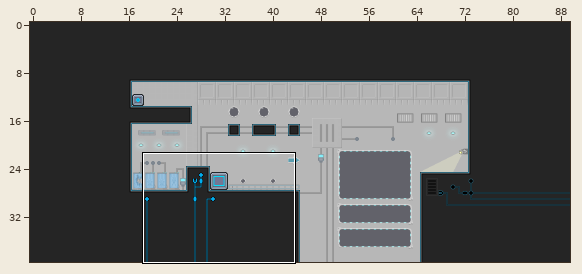
Tiled map, stored at map-src/untitled.tmx. The picture above shows the old version from afar; the outline marks the close-up.
Close-up. Old version:
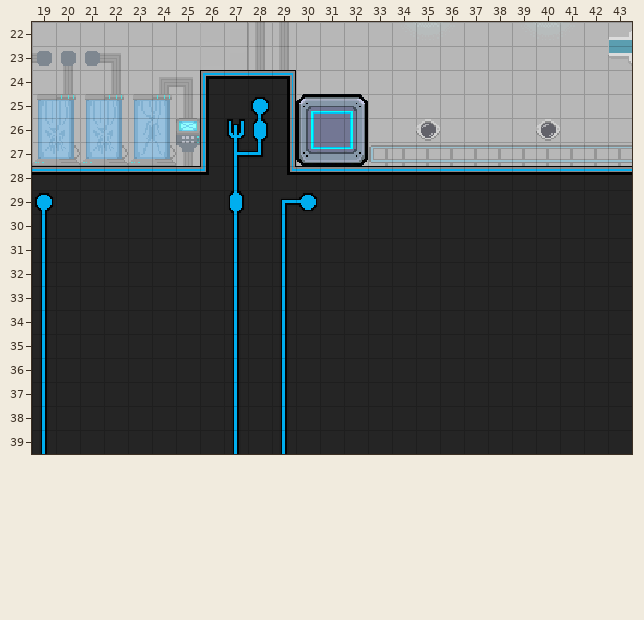
Cells are 16x16 px. Shown: x 19..43, y 22..39.
After the commit:
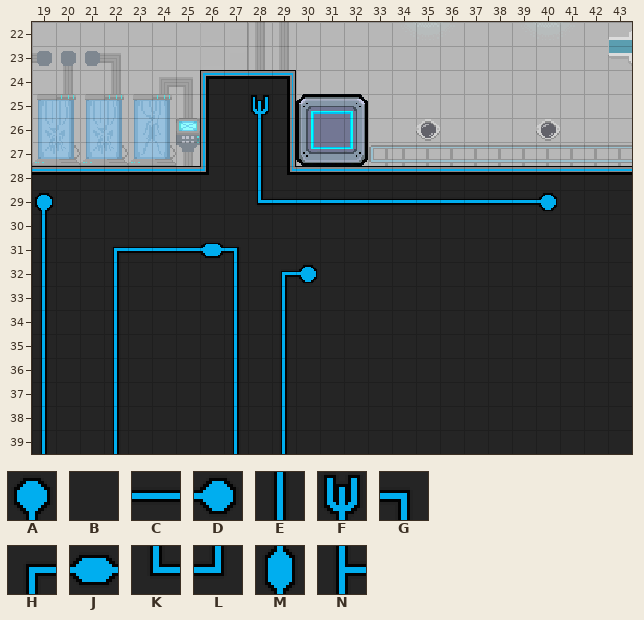
Key: from "main": A 7, B 26, C 33, D 34, E 57, F 59, G 79, H 80, J 81, K 104, L 105, M 107, N 108.
_ is an empty cell.
From old to new:
Layer "Tile Layer 1":
Tile E becomes tile B in row 28 at x 27; in row 30 at x 27 and 29; in row 31 at x 29.
Tile F becomes tile B in row 26 at x 27.
Tile M becomes tile B in row 29 at x 27.
Tile N becomes tile B in row 27 at x 27.
Tile B becomes tile C in row 29 at x 31 to 39; in row 31 at x 23 to 25.
Tile D becomes tile C in row 29 at x 30.
Tile H becomes tile C in row 29 at x 29.
Tile B becomes tile D in row 29 at x 40; in row 32 at x 30.
Tile B becomes tile E in row 28 at x 28; in rows 32 to 39 at x 22.
Tile L becomes tile E in row 27 at x 28.
Tile M becomes tile E in row 26 at x 28.
Tile A becomes tile F in row 25 at x 28.
Tile E becomes tile G in row 31 at x 27.
Tile B becomes tile H in row 31 at x 22.
Tile E becomes tile H in row 32 at x 29.
Tile B becomes tile J in row 31 at x 26.
Tile B becomes tile K in row 29 at x 28.
